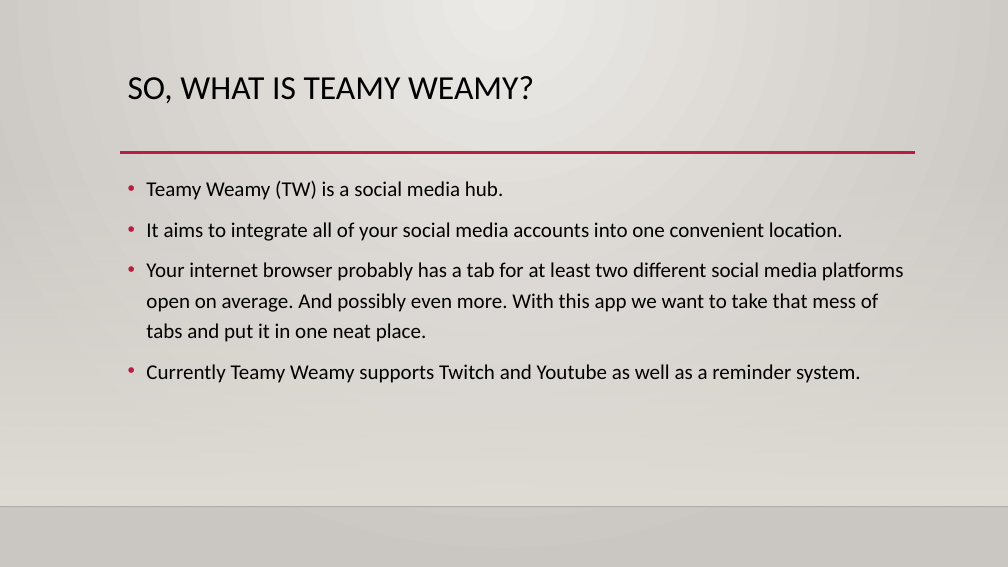
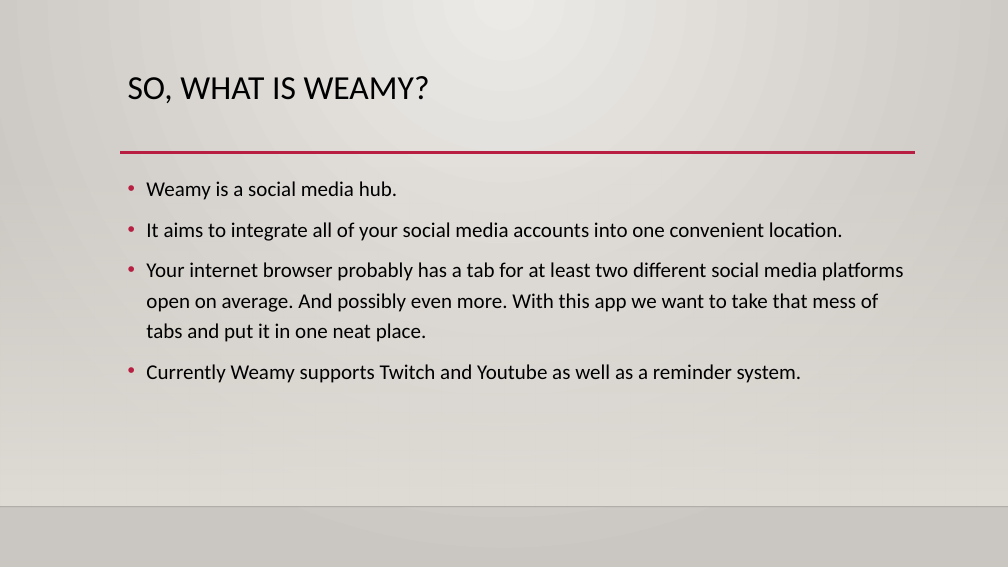
Before and after one commit to CyanBlob/CSCE4444, a slide deck: slide 3 of documentation/GroupPP.pptx. Drawn at 1008x567 pixels with LibreOffice and Linux fonts; fonts in the diff are those of the drawing; background and template pictures are left out. Boxes give left, top, right and bottom in pixels: in the first picture for what was removed or moved away, otherwise in the second. Text is boxed around its words. In the diff, an @@ line names an element or a change of style, - is before the commit and + after.

Commit message:
minor changes to ppt

```diff
--- a/documentation/GroupPP.pptx
+++ b/documentation/GroupPP.pptx
@@ title at box(128, 76, 430, 103): text changed @@
-SO, WHAT IS TEAMY WEAMY?
+SO, WHAT IS WEAMY?
@@ text at box(146, 181, 397, 200): text changed @@
-• Teamy Weamy (TW) is a social media hub.
+• Weamy is a social media hub.
@@ text at box(146, 364, 802, 383): text changed @@
-• Currently Teamy Weamy supports Twitch and Youtube as well as a reminder system.
+• Currently Weamy supports Twitch and Youtube as well as a reminder system.
```
Also in this commit, not shown: 3 other slides changed, 1 slide added.
